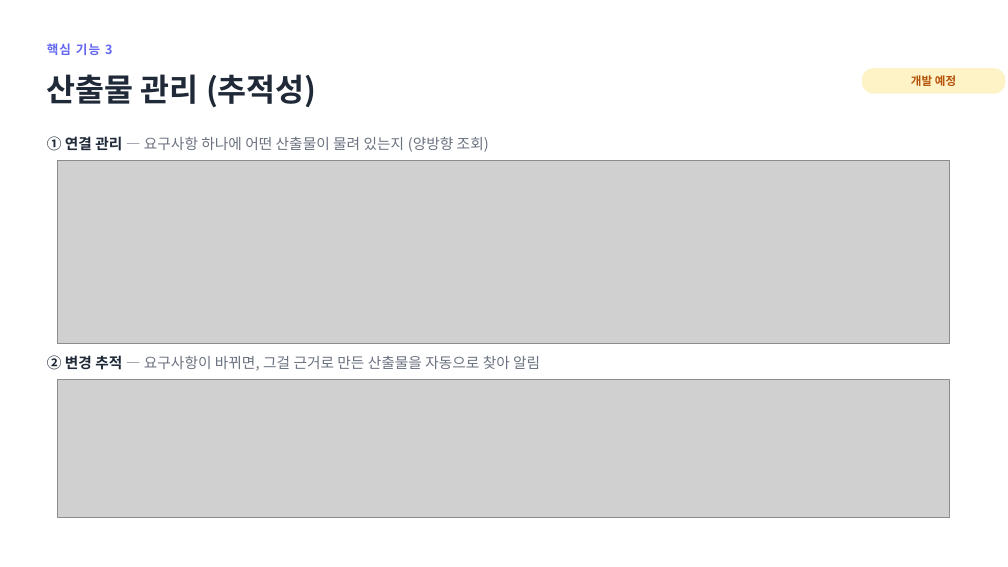
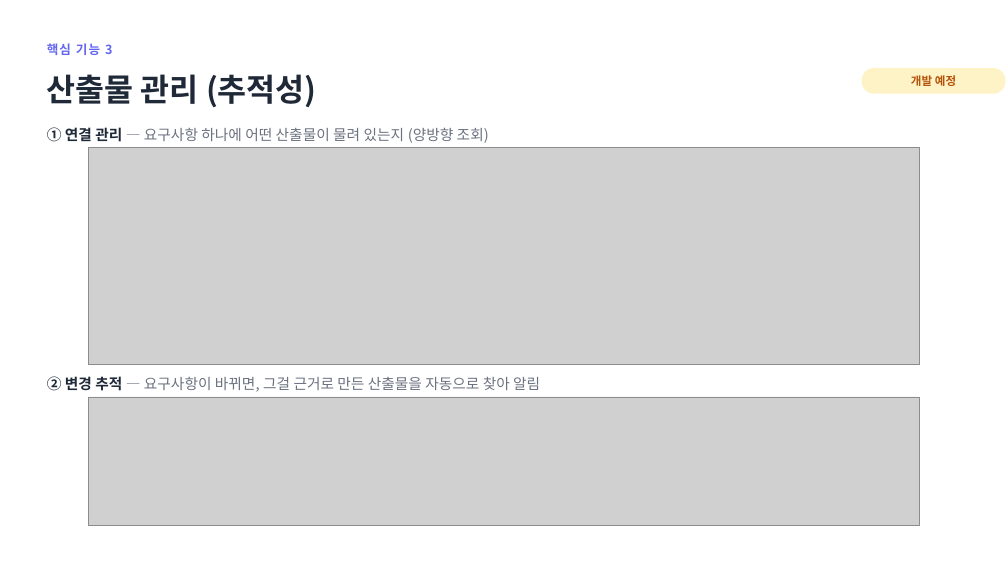
Before and after one commit to jihunhan98/semes-superrookie, a slide deck: slide 12 of docs/진행공유_요구사항자동화.pptx. Drawn at 1008x567 pixels with LibreOffice and Linux fonts; fonts in the diff are those of the drawing; grey boxes stand for pictures. Boxes give left, top, right and bottom in pixels: in the first picture for what was removed or moved away, otherwise in the second. Text is boxed around its words. In the diff, an @@ line names an element or a change of style, - is before the commit and + after.

```diff
--- a/docs/진행공유_요구사항자동화.pptx
+++ b/docs/진행공유_요구사항자동화.pptx
@@ text "① 연결 관리 — 요구사항 ...": place and size @@
-text "① 연결 관리 — 요구사항 ..." at <box>47,136,489,152</box>
+text "① 연결 관리 — 요구사항 ..." at <box>47,127,489,143</box>
@@ picture: place and size @@
-picture at <box>58,160,951,343</box>
+picture at <box>88,147,920,365</box>
@@ text "② 변경 추적 — 요구사항이 ...": place and size @@
-text "② 변경 추적 — 요구사항이 ..." at <box>47,355,540,371</box>
+text "② 변경 추적 — 요구사항이 ..." at <box>47,376,540,392</box>
@@ picture: place and size @@
-picture at <box>58,380,951,518</box>
+picture at <box>88,397,920,526</box>
```
Also in this commit, not shown: 2 other files.
